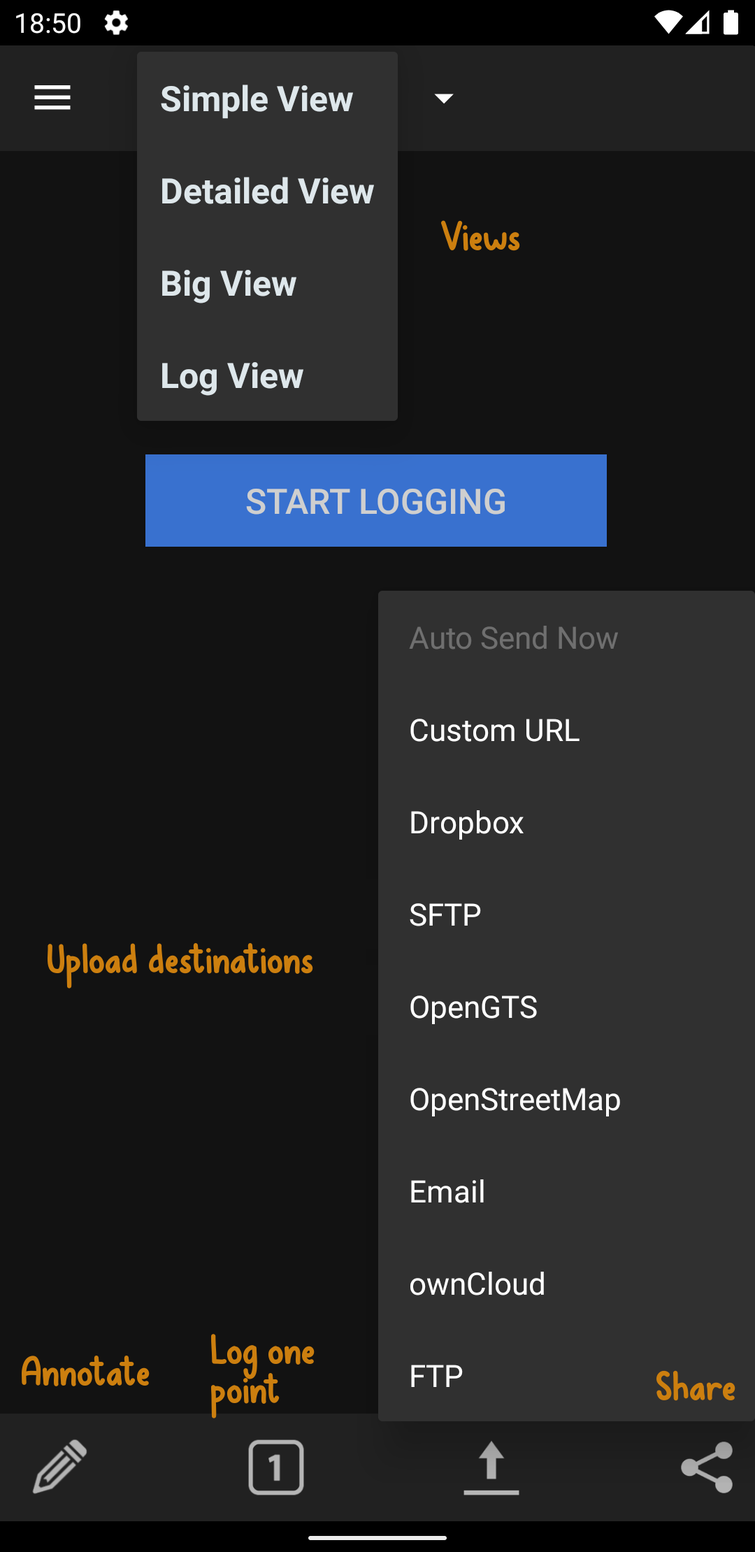
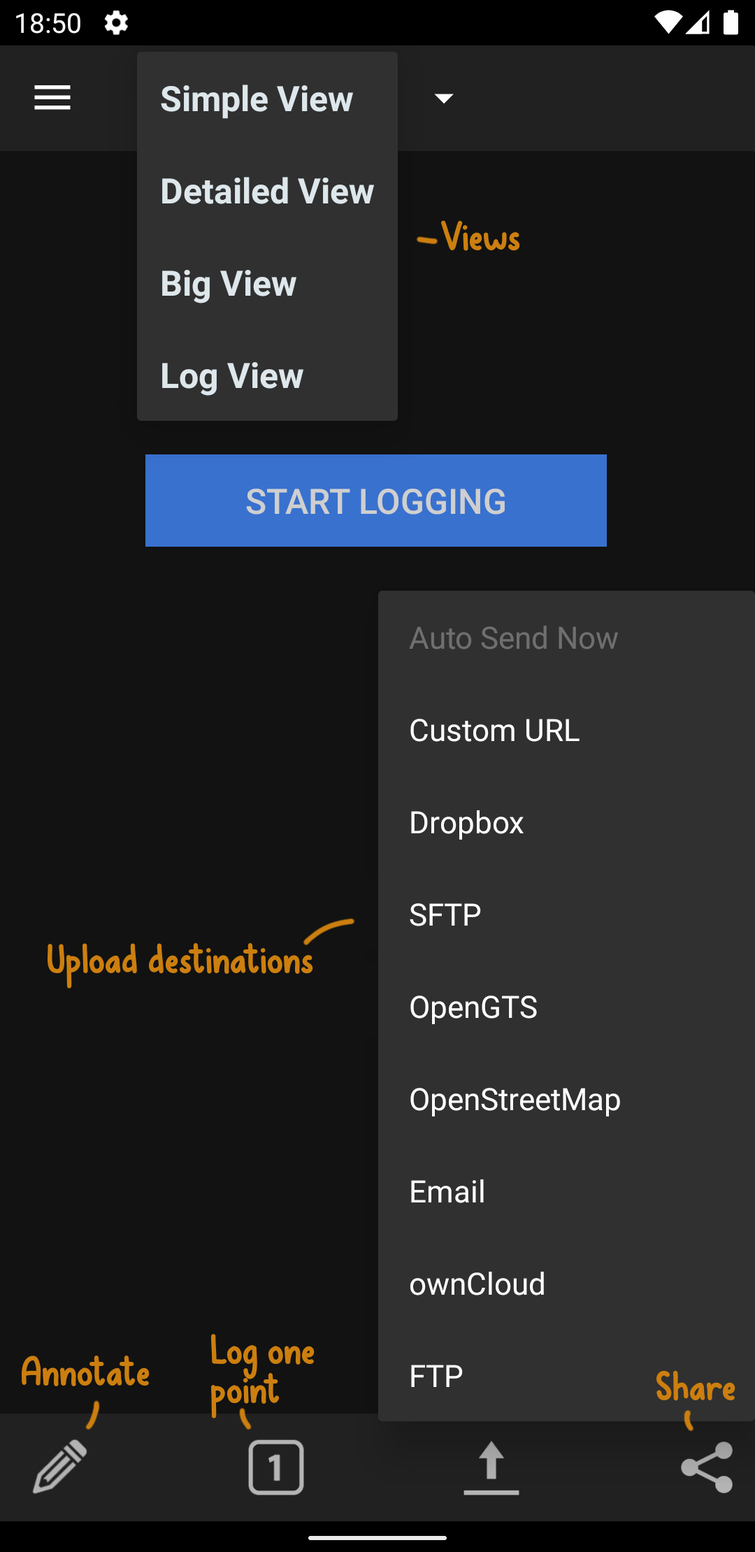
Two versions of the same layered image (w=755, h=1552). Layer-by-layer changes:
renamed "Layer #1" to "Arrows", showed it, opacity 0% → 100%, moved it above "Share", painted on it over [84,235,695,1433]
